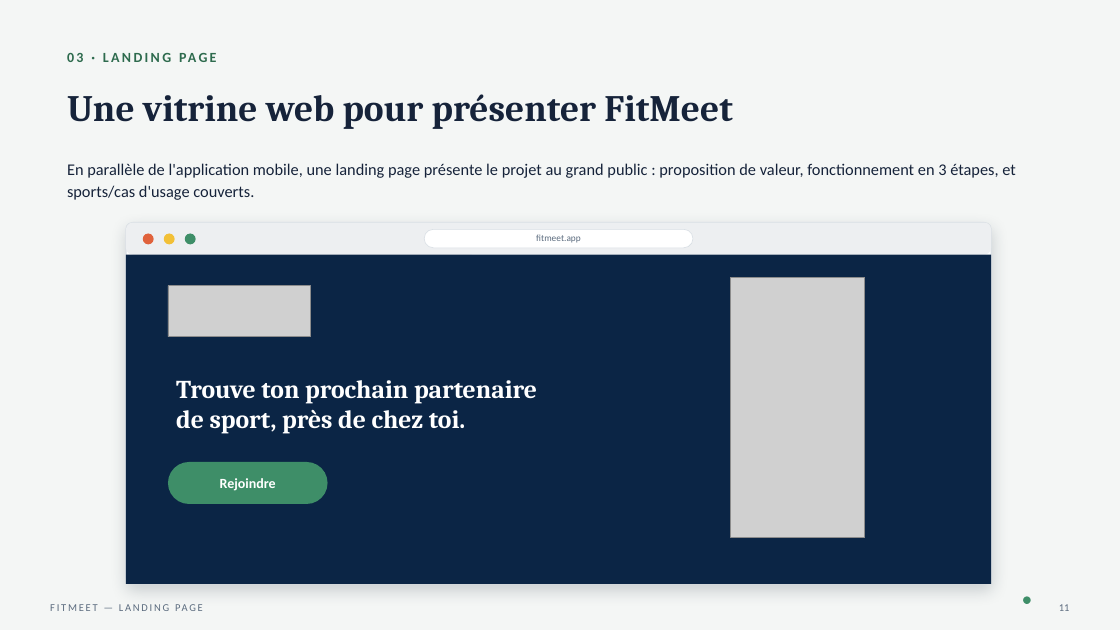
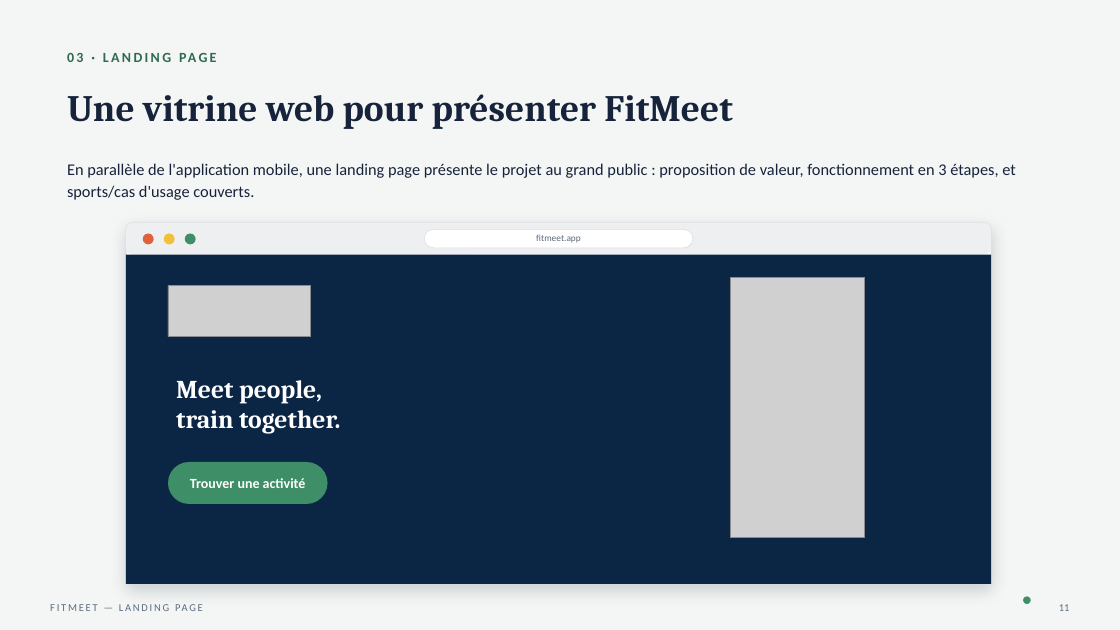
Before and after one commit to mircoprofico/FitMeet, a slide deck: slide 8 of presentation_w1/FitMeet_Presentation.pptx (slide 11 before the commit). Drawn at 1120x630 pixels with LibreOffice and Linux fonts; fonts in the diff are those of the drawing; grey boxes stand for pictures. Boxes give left, top, right and bottom in pixels: in the first picture for what was removed or moved away, otherwise in the second. Text is boxed around its words. In the diff, an @@ line names an element or a change of style, - is before the commit and + after.

```diff
--- a/presentation_w1/FitMeet_Presentation.pptx
+++ b/presentation_w1/FitMeet_Presentation.pptx
@@ text at (176, 380, 340, 433): text changed @@
-Trouve ton prochain partenaire
-de sport, près de chez toi.
+Meet people,
+train together.
@@ text at (190, 478, 306, 488): text changed @@
-Rejoindre
+Trouver une activité
```
Also in this commit, not shown: 9 other slides changed, 3 slides added, 6 slides removed, 4 other files.
